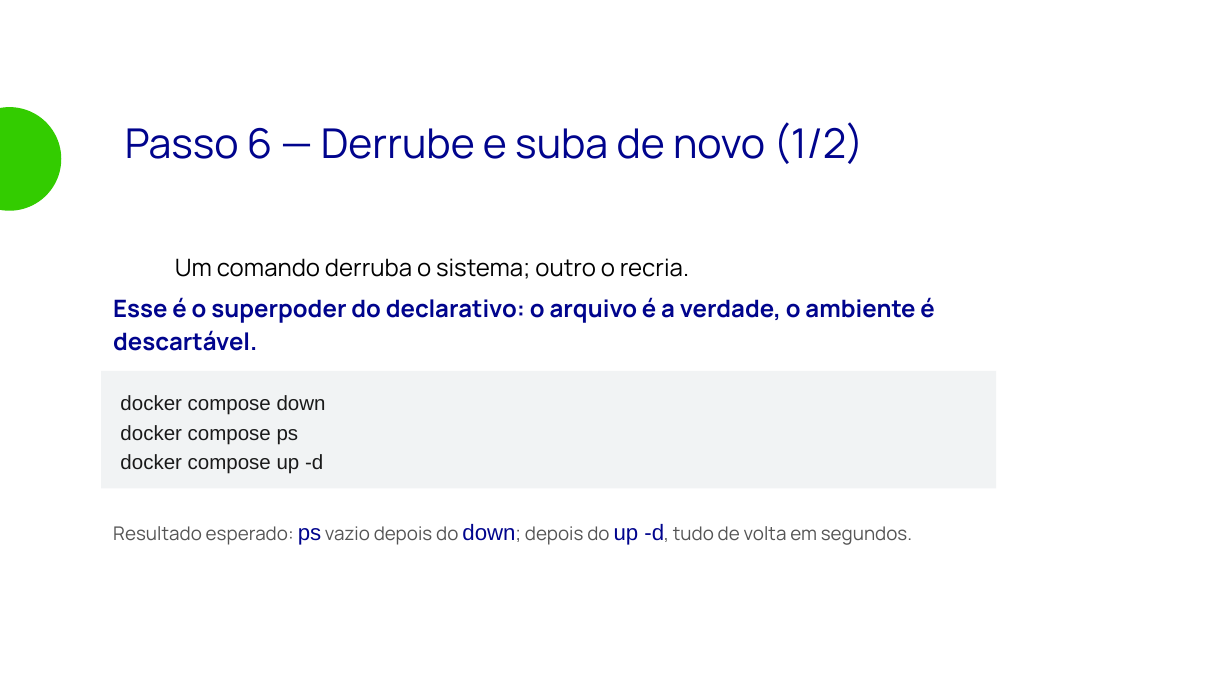
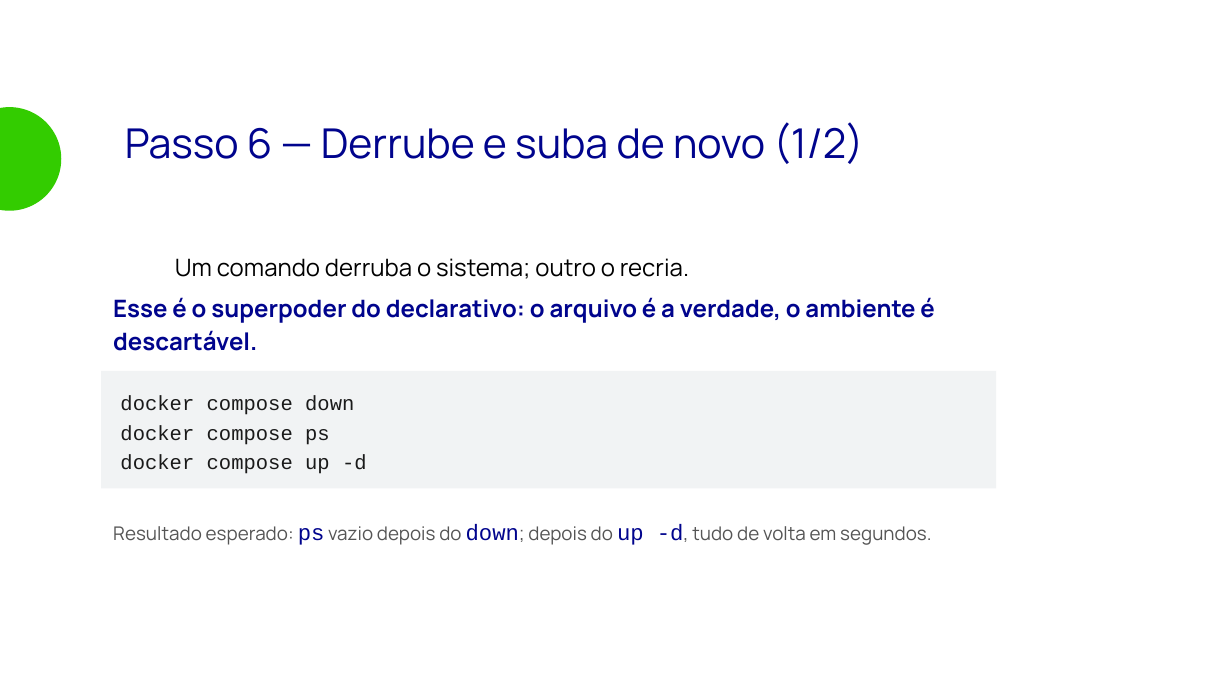
Before and after one commit to matera-vrn/bootcamp-devops-2026, a slide deck: slide 27 of aulas/aula-08-docker-compose/slides/aula-08.odp. Drawn at 1232x693 pixels with LibreOffice and Linux fonts; fonts in the diff are those of the drawing; background and template pictures are left out. Boxes give left, top, right and bottom in pixels: in the first picture for what was removed or moved away, otherwise in the second. Text is boxed around its words. In the diff, an @@ line names an element or a change of style, - is before the commit and + after.

```diff
--- a/aulas/aula-08-docker-compose/slides/aula-08.odp
+++ b/aulas/aula-08-docker-compose/slides/aula-08.odp
@@ rectangle "docker compose down" at (101,371,995,489): font Arial to Courier New @@
@@ text "Resultado esperado: ps vazio depois ..." at (113,524,931,545): font Arial to Courier New in "ps down; up -d," @@
```
Also in this commit, not shown: 25 other slides changed, 11 other files.
